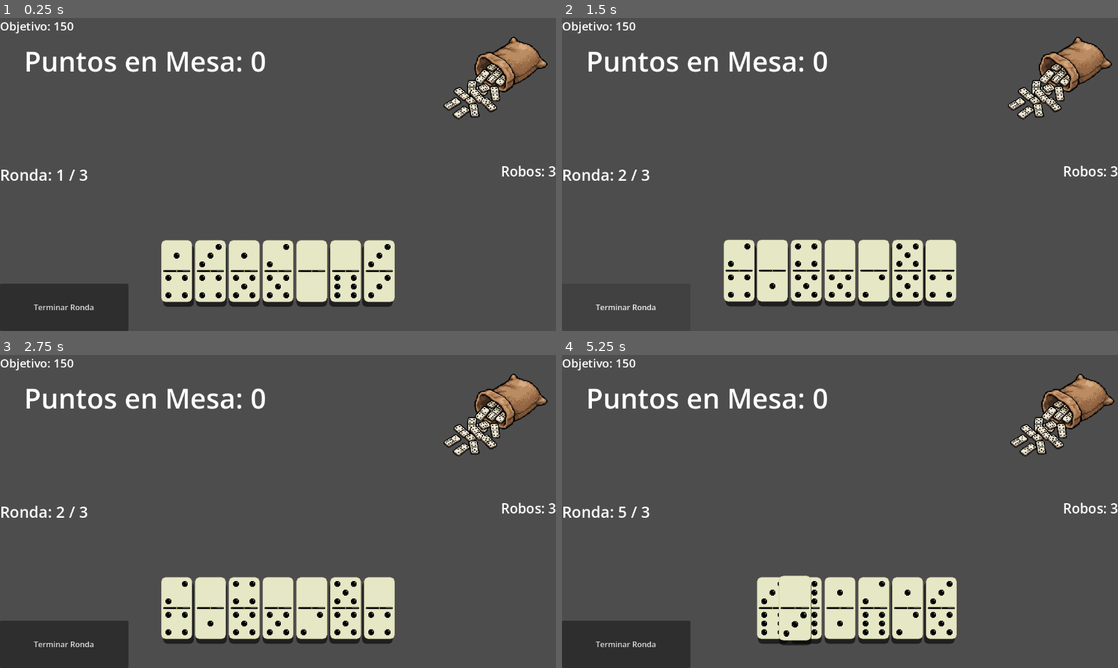
Above: before the commit, frames 1-4 (two rows, left to right).
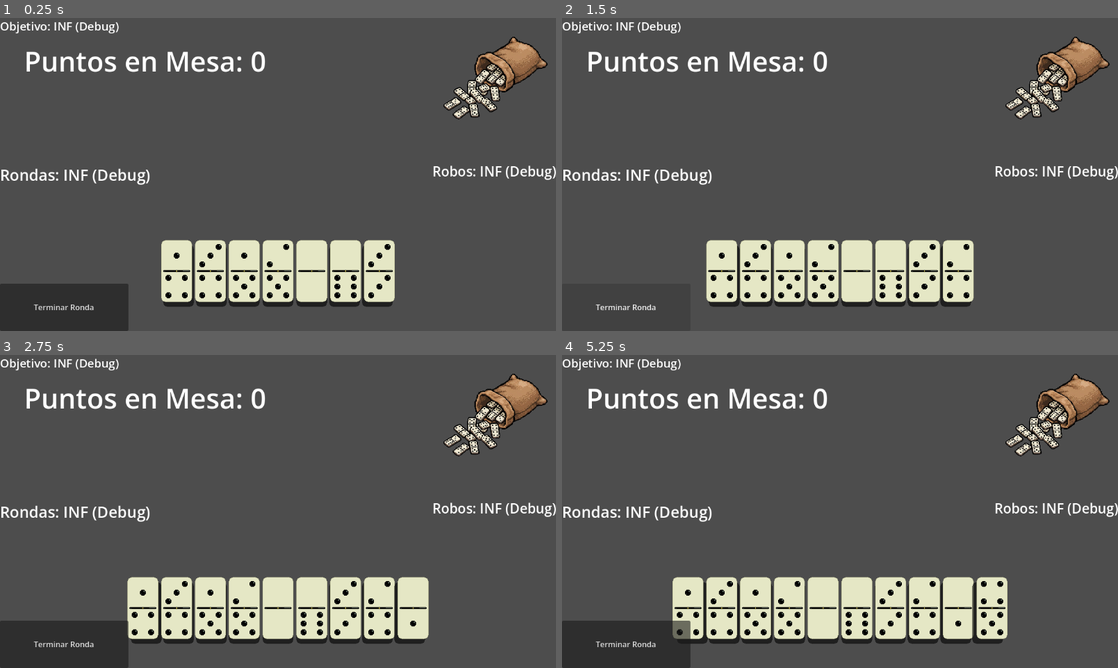
Above: after the commit, the same moments.

Repository: manuel051206/balatro-de-domino
Game: Godot game, scene res://_Scenes/Mesa.tscn
Two runs of this game, one before a commit and one after it. Both use one fixed random seed, a clock stepped at 60 frames per second and the inputs below.
Inputs (mouse positions are in pixels of both pictures, inside the frame that each line leads up to):
- Up to frame 1 (0.25 s): no input
- Up to frame 2 (1.5 s): click (1056, 77) at 0.5 s; click "Terminar Ronda" at 1.25 s
- Up to frame 3 (2.75 s): click (494, 414) at 2 s
- Up to frame 4 (5.25 s): click "Terminar Ronda" at 2.75 s; click (1056, 414) at 3.5 s; click "Terminar Ronda" at 4.25 s; tap Enter at 5 s; drag from (739, 608) to (906, 608) at 5.02 s

The runs differ from the first frame. In frame 1, 0.9% of the frame differs, in the area x 8-100%, y 1-54%; in frame 2, 6.8%; in frame 3, 3.9%; in frame 4, 10%, in the area x 8-100%, y 1-93%.

Commit message:
Corrección geométrica de las esquinas y solapamiento de fichas

Diff:
--- a/_Scenes/Mesa.tscn
+++ b/_Scenes/Mesa.tscn
@@ -24,7 +24,6 @@
 
 [node name="Mesa" type="Node2D" unique_id=1649123061]
 script = ExtResource("1_8bmom")
-modo_debug = false
 Sfx_PonerFicha = SubResource("AudioStreamRandomizer_n8kvq")
 
 [node name="Camera2D" type="Camera2D" parent="." unique_id=951271532]
--- a/_Scripts/Mesa.gd
+++ b/_Scripts/Mesa.gd
@@ -16,7 +16,7 @@
 
 # --- CONFIGURACIÓN DE LA PARTIDA ---
 @export_category("Reglas de Partida")
-@export var modo_debug: bool = true # Si es true, ignora las rondas y juegas infinito
+@export var modo_debug: bool = true
 @export var rondas_maximas: int = 3
 @export var robos_maximos: int = 3
 @export var puntaje_objetivo_base: int = 150
@@ -169,7 +169,7 @@
 		ficha.posicionDefault = pos_final
 		finalizar_jugada(ficha, false)
 
-# --- EL INGENIERO DE LA SERPIENTE (V7 - LAS ESQUINAS PERFECTAS) ---
+# --- EL INGENIERO DE LA SERPIENTE (V9 - GEOMETRÍA REAL Y CUADRANTES) ---
 func _calcular_geometria(ficha: Ficha, lado: String, es_doble: bool) -> Dictionary:
 	var resultado = {"pos": Vector2.ZERO, "rot": 0.0, "rebote": Vector2.ZERO}
 
@@ -179,6 +179,7 @@
 		if estado_izq == 0 and (last_center.x - alto_ficha) < limite_izquierdo_x:
 			estado_izq = 1
 
+		# --- ROTACIONES ---
 		if estado_izq == 0:
 			if es_doble:
 				resultado["rot"] = 0
@@ -189,7 +190,7 @@
 
 		elif estado_izq == 1:
 			if es_doble:
-				resultado["rot"] = 90
+				resultado["rot"] = 0
 				extremo_izquierdo = ficha.valor_izq
 			else:
 				resultado["rot"] = 180 if ficha.valor_izq == extremo_izquierdo else 0
@@ -203,6 +204,7 @@
 				resultado["rot"] = 90 if ficha.valor_der == extremo_izquierdo else -90
 				extremo_izquierdo = ficha.valor_izq if ficha.valor_der == extremo_izquierdo else ficha.valor_der
 
+		# --- TAMAÑOS Y ESTADO DE LA ANTERIOR ---
 		var rot_abs = int(abs(resultado["rot"])) % 180
 		var es_vert = (rot_abs == 0)
 		var new_w = ancho_ficha if es_vert else alto_ficha
@@ -215,18 +217,20 @@
 		var cx = last_center.x
 		var cy = last_center.y
 
+		# --- POSICIONES EXACTAS ---
 		if estado_izq == 0:
 			resultado["pos"] = Vector2(cx - (old_w/2.0) - separacion - (new_w/2.0), cy)
 		elif estado_izq == 1:
-			resultado["pos"] = Vector2(cx, cy - (old_h/2.0) - separacion - (new_h/2.0))
+			# Se ancla justo encima del cuadrito izquierdo (-old_w / 4)
+			var shift_x = 0.0 if old_es_vert else (-old_w / 4.0)
+			resultado["pos"] = Vector2(cx + shift_x, cy - (old_h/2.0) - separacion - (new_h/2.0))
 			estado_izq = 2
 			es_primer_regreso_izq = true
 		elif estado_izq == 2:
 			if es_primer_regreso_izq:
-				if es_doble:
-					resultado["pos"] = Vector2(cx, cy - (old_h/2.0) - separacion - (new_h/2.0))
-				else:
-					resultado["pos"] = Vector2(cx - (old_w/2.0) + (new_w/2.0), cy - (old_h/2.0) - separacion - (new_h/2.0))
+				# Se ancla a la derecha de la mitad superior de la esquina (-old_h / 4)
+				var shift_y = (-old_h / 4.0) if old_es_vert else 0.0
+				resultado["pos"] = Vector2(cx + (old_w/2.0) + separacion + (new_w/2.0), cy + shift_y)
 				nivel_y_izq = resultado["pos"].y
 				es_primer_regreso_izq = false
 			else:
@@ -240,6 +244,7 @@
 		if estado_der == 0 and (last_center.x + alto_ficha) > limite_derecho_x:
 			estado_der = 1
 
+		# --- ROTACIONES ---
 		if estado_der == 0:
 			if es_doble:
 				resultado["rot"] = 0
@@ -250,7 +255,7 @@
 
 		elif estado_der == 1:
 			if es_doble:
-				resultado["rot"] = 90
+				resultado["rot"] = 0
 				extremo_derecho = ficha.valor_der
 			else:
 				resultado["rot"] = 0 if ficha.valor_izq == extremo_derecho else 180
@@ -264,6 +269,7 @@
 				resultado["rot"] = 90 if ficha.valor_izq == extremo_derecho else -90
 				extremo_derecho = ficha.valor_der if ficha.valor_izq == extremo_derecho else ficha.valor_izq
 
+		# --- TAMAÑOS Y ESTADO DE LA ANTERIOR ---
 		var rot_abs = int(abs(resultado["rot"])) % 180
 		var es_vert = (rot_abs == 0)
 		var new_w = ancho_ficha if es_vert else alto_ficha
@@ -276,18 +282,20 @@
 		var cx = last_center.x
 		var cy = last_center.y
 
+		# --- POSICIONES EXACTAS ---
 		if estado_der == 0:
 			resultado["pos"] = Vector2(cx + (old_w/2.0) + separacion + (new_w/2.0), cy)
 		elif estado_der == 1:
-			resultado["pos"] = Vector2(cx, cy + (old_h/2.0) + separacion + (new_h/2.0))
+			# Se ancla justo debajo del cuadrito derecho (+old_w / 4)
+			var shift_x = 0.0 if old_es_vert else (old_w / 4.0)
+			resultado["pos"] = Vector2(cx + shift_x, cy + (old_h/2.0) + separacion + (new_h/2.0))
 			estado_der = 2
 			es_primer_regreso_der = true
 		elif estado_der == 2:
 			if es_primer_regreso_der:
-				if es_doble:
-					resultado["pos"] = Vector2(cx, cy + (old_h/2.0) + separacion + (new_h/2.0))
-				else:
-					resultado["pos"] = Vector2(cx + (old_w/2.0) - (new_w/2.0), cy + (old_h/2.0) + separacion + (new_h/2.0))
+				# Se ancla a la izquierda de la mitad inferior de la esquina (+old_h / 4)
+				var shift_y = (old_h / 4.0) if old_es_vert else 0.0
+				resultado["pos"] = Vector2(cx - (old_w/2.0) - separacion - (new_w/2.0), cy + shift_y)
 				nivel_y_der = resultado["pos"].y
 				es_primer_regreso_der = false
 			else:
@@ -317,7 +325,6 @@
 	reproductor.pitch_scale = randf_range(0.95, 1.05)
 	reproductor.play()
 
-	print("MESA ACTUAL: ", extremo_izquierdo, " ... ", extremo_derecho)
 	verificar_victoria()
 
 func _animar_rebote_capicua(ficha: Ficha, pos_final: Vector2, pos_rebote: Vector2, rotacion_final: float):
@@ -359,24 +366,18 @@
 
 func _on_boton_pozo_pressed():
 	if not modo_debug:
-		# Regla 1: Sistema Anti-Trampas
 		if jugador_tiene_jugada_valida():
-			print("Tienes una jugada válida en tu mano. ¡Juega!")
 			_animar_temblor_boton()
 			return
 
-		# Regla 2: Límite de Robos
 		if robos_restantes <= 0:
-			print("¡SIN ROBOS! Ya agotaste tus robos de esta ronda. ¡Termina la Ronda!")
 			_animar_temblor_boton()
 			return
 
-	# Si pasó la seguridad (o es debug), le dejamos robar
 	var posicion_origen = get_global_mouse_position()
 	if mano:
 		mano.robar_del_pozo(posicion_origen)
 
-		# Le restamos un robo y actualizamos el texto en pantalla
 		if not modo_debug:
 			robos_restantes -= 1
 			actualizar_ui()
@@ -385,32 +386,20 @@
 func verificar_victoria():
 	if modo_debug: return false
 
-	# 1. ¿Llegamos al puntaje en bruto?
 	if suma_total_puntos >= puntaje_objetivo_base:
-
-		# 2. Calculamos mentalmente (en silencio) cuánto nos va a quitar la mano
 		var castigo_fantasma = _calcular_castigo_escalera(true)
 		var puntaje_neto = suma_total_puntos - castigo_fantasma
 
-		# 3. ¿Sobrevivimos al castigo?
 		if puntaje_neto >= puntaje_objetivo_base:
-			# ¡Ahora sí ganaste de verdad! Cobramos en público para la consola.
-			print("\n---FIN DE LA MESA: COBRANDO IMPUESTOS ---")
 			_calcular_castigo_escalera(false)
 			suma_total_puntos = puntaje_neto
 			actualizar_ui()
-
-			print("¡VICTORIA OFICIAL! Has superado la Mesa ", mesa_actual)
-			print("Pronto aquí abriremos la Tienda...")
 			avanzar_siguiente_mesa()
 			return true
-		else:
-			# ¡Aquí está la magia del diseño! Te avisa que te caíste de la victoria.
-			print("Tienes los puntos (", suma_total_puntos, "), pero tu mano te resta -", castigo_fantasma, " y bajas a ", puntaje_neto, ". ¡Deshazte de la basura para ganar!")
 
 	return false
 
-# --- SISTEMA DE CASTIGO: LA ESCALERA DE DOLOR (DE MAYOR A MENOR) ---
+# --- SISTEMA DE CASTIGO: LA ESCALERA DE DOLOR ---
 func _calcular_castigo_escalera(silencioso: bool = false) -> int:
 	if not mano or mano.fichas_en_mano.is_empty():
 		return 0
@@ -419,56 +408,36 @@
 	fichas.sort_custom(func(a, b): return (a.valor_izq + a.valor_der) > (b.valor_izq + b.valor_der))
 
 	var castigo_total = 0
-	if not silencioso: print("\n---CALCULANDO ESCALERA DE DOLOR ---")
 
 	for i in range(fichas.size()):
 		var ficha = fichas[i]
 		var valor_base = ficha.valor_izq + ficha.valor_der
 		var penalizacion = 0
 
-		if i == 0:
-			penalizacion = valor_base * 1
-			if not silencioso: print("- Ficha 1 [%d-%d] (Base x1): -%d puntos" % [ficha.valor_izq, ficha.valor_der, penalizacion])
-		elif i == 1:
-			penalizacion = valor_base * 2
-			if not silencioso: print("- Ficha 2 [%d-%d] (Escalera x2): -%d puntos" % [ficha.valor_izq, ficha.valor_der, penalizacion])
-		else:
-			penalizacion = valor_base * multiplicador_global_castigo
-			if not silencioso: print("- Ficha %d [%d-%d] (MULTI GLOBAL x%d): -%d puntos" % [i+1, ficha.valor_izq, ficha.valor_der, multiplicador_global_castigo, penalizacion])
+		if i == 0: penalizacion = valor_base * 1
+		elif i == 1: penalizacion = valor_base * 2
+		else: penalizacion = valor_base * multiplicador_global_castigo
 
 		castigo_total += penalizacion
 
-	if not silencioso:
-		print("TOTAL PERDIDO: -", castigo_total, " puntos")
-		print("----------------------------------------\n")
-
 	return castigo_total
 
 func terminar_ronda():
-	if modo_debug:
-		print("Modo Debug: Ignorando el cambio de ronda.")
-		return
-
-	# 1. COBRAMOS EL CASTIGO
+	if modo_debug: return
+
 	var castigo = _calcular_castigo_escalera()
 	if castigo > 0:
 		suma_total_puntos -= castigo
 		if suma_total_puntos < 0:
 			suma_total_puntos = 0
 		actualizar_ui()
-		_animar_temblor_boton() # Opcional: hacemos temblar el botón como feedback del golpe
-
-	# 2. AVANZAMOS DE RONDA
+		_animar_temblor_boton()
+
 	ronda_actual += 1
 	robos_restantes = robos_maximos
 	actualizar_ui()
 
-	if ronda_actual > rondas_maximas:
-		print("¡GAME OVER! Te quedaste sin rondas. Puntaje final: ", suma_total_puntos, "/", puntaje_objetivo_base)
-	else:
-		print("Iniciando Ronda ", ronda_actual, " de ", rondas_maximas)
-		print("Faltan ", puntaje_objetivo_base - suma_total_puntos, " puntos para ganar la Mesa.")
-
+	if ronda_actual <= rondas_maximas:
 		if mano:
 			mano.nueva_ronda()
 
@@ -490,8 +459,6 @@
 
 # --- TRANSICIÓN DE NIVEL ---
 func avanzar_siguiente_mesa():
-	print("¡AVANZANDO A LA SIGUIENTE MESA!")
-
 	mesa_actual += 1
 	ronda_actual = 1
 	robos_restantes = robos_maximos
@@ -522,13 +489,10 @@
 # --- ANIMACIONES DE INTERFAZ ---
 func _animar_temblor_boton():
 	if not boton_pozo: return
-
 	var pos_original = boton_pozo.position
 	var fuerza = 15.0
 	var tiempo = 0.05
-
 	var tween = create_tween()
-
 	tween.tween_property(boton_pozo, "position:x", pos_original.x - fuerza, tiempo)
 	tween.tween_property(boton_pozo, "position:x", pos_original.x + fuerza, tiempo * 2)
 	tween.tween_property(boton_pozo, "position:x", pos_original.x - fuerza, tiempo * 2)
